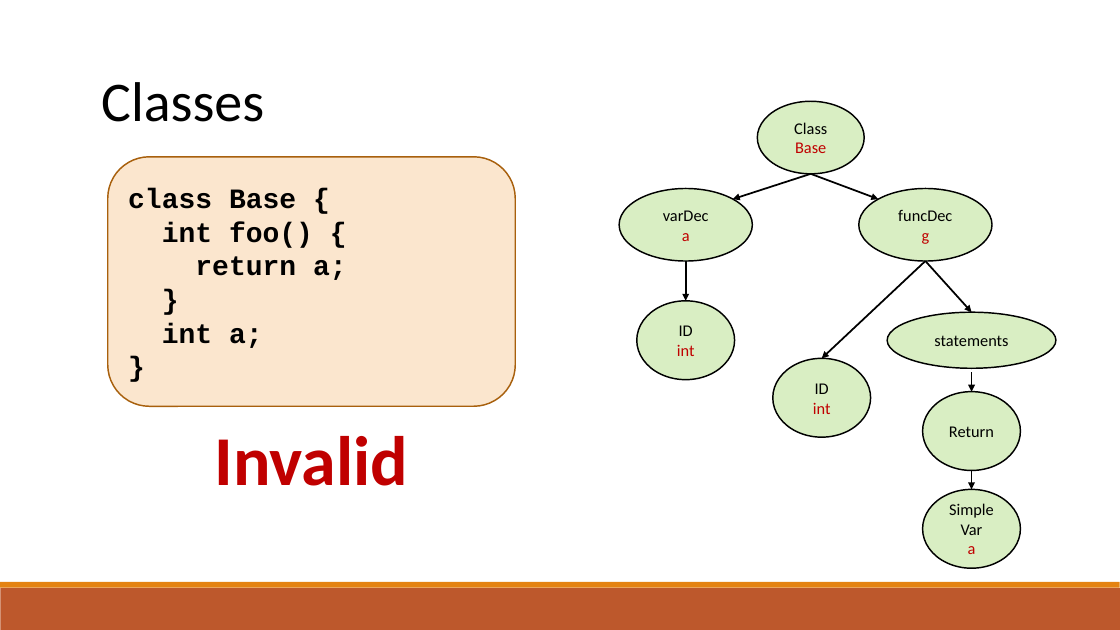
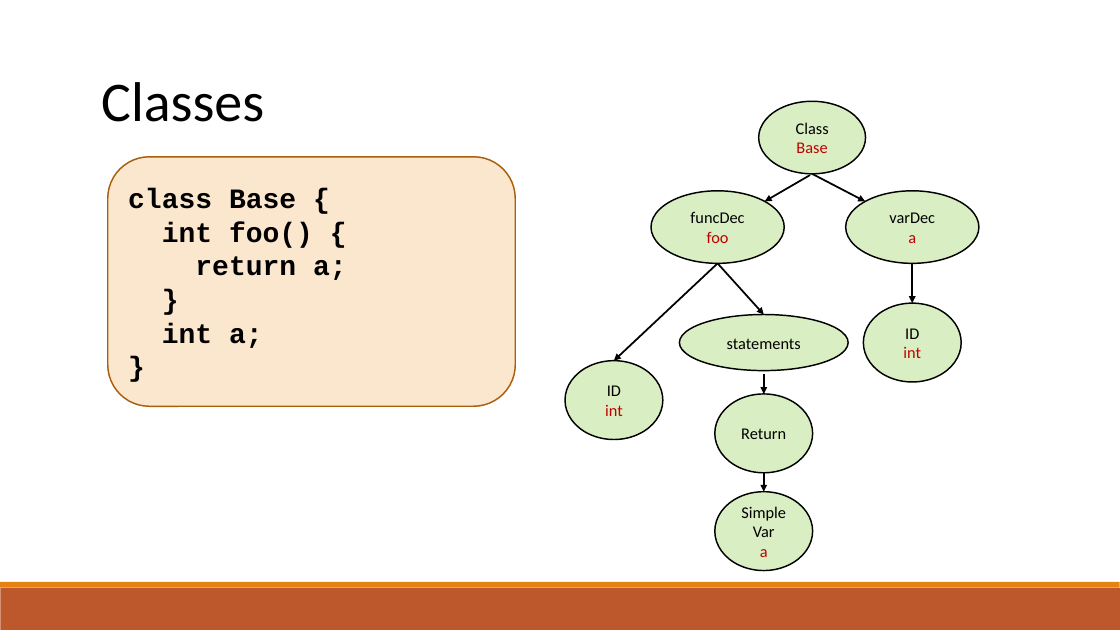
Before and after one commit to raghadzeidan/COMPILATION_TAU_FOR_STUDENTS, a slide deck: slide 62 of new_slides/semantic.pptx (slide 63 before the commit). Drawn at 1120x630 pixels with LibreOffice and Linux fonts; fonts in the diff are those of the drawing. Boxes give left, top, right and bottom in pixels: in the first picture for what was removed or moved away, otherwise in the second. Text is boxed around its words. In the diff, an @@ line names an element or a change of style, - is before the commit and + after.

```diff
--- a/new_slides/semantic.pptx
+++ b/new_slides/semantic.pptx
@@ arrow moved from (811, 174) - (879, 199) to (810, 175) - (765, 202) @@
@@ arrow moved from (811, 174) - (733, 199) to (812, 174) - (865, 202) @@
@@ 3 arrows, 1 ellipse: place and size @@
-3 arrows, 1 ellipse at <box>822,188,992,392</box>
+3 arrows, 1 ellipse at <box>614,191,785,394</box>
@@ ellipse "varDec": place and size @@
-ellipse "varDec" at <box>619,188,753,260</box>
+ellipse "varDec" at <box>846,191,980,263</box>
@@ text in ellipse at <box>707,231,729,243</box>: text changed @@
-g
+foo
@@ arrow moved from (686, 261) - (686, 301) to (912, 264) - (912, 303) @@
@@ ellipse "statements": place and size @@
-ellipse "statements" at <box>887,313,1056,369</box>
+ellipse "statements" at <box>680,314,849,371</box>
@@ ellipse "ID": place and size @@
-ellipse "ID" at <box>637,301,734,380</box>
+ellipse "ID" at <box>864,303,961,382</box>
@@ text removed at <box>215,436,409,486</box> @@
-Invalid
@@ 3 ellipses, 1 arrow: place and size @@
-3 ellipses, 1 arrow at <box>773,359,1020,569</box>
+3 ellipses, 1 arrow at <box>565,360,812,571</box>
```
Also in this commit, not shown: 4 other slides changed, 22 slides added, 2 slides removed, 1 other file.
